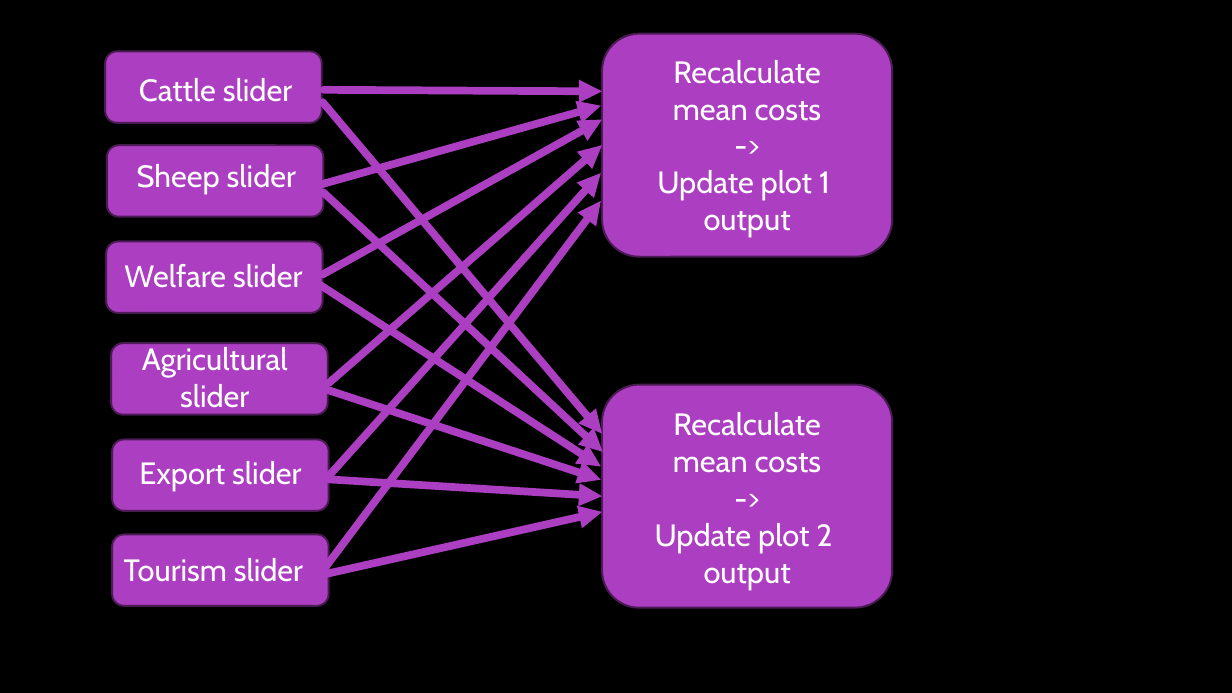
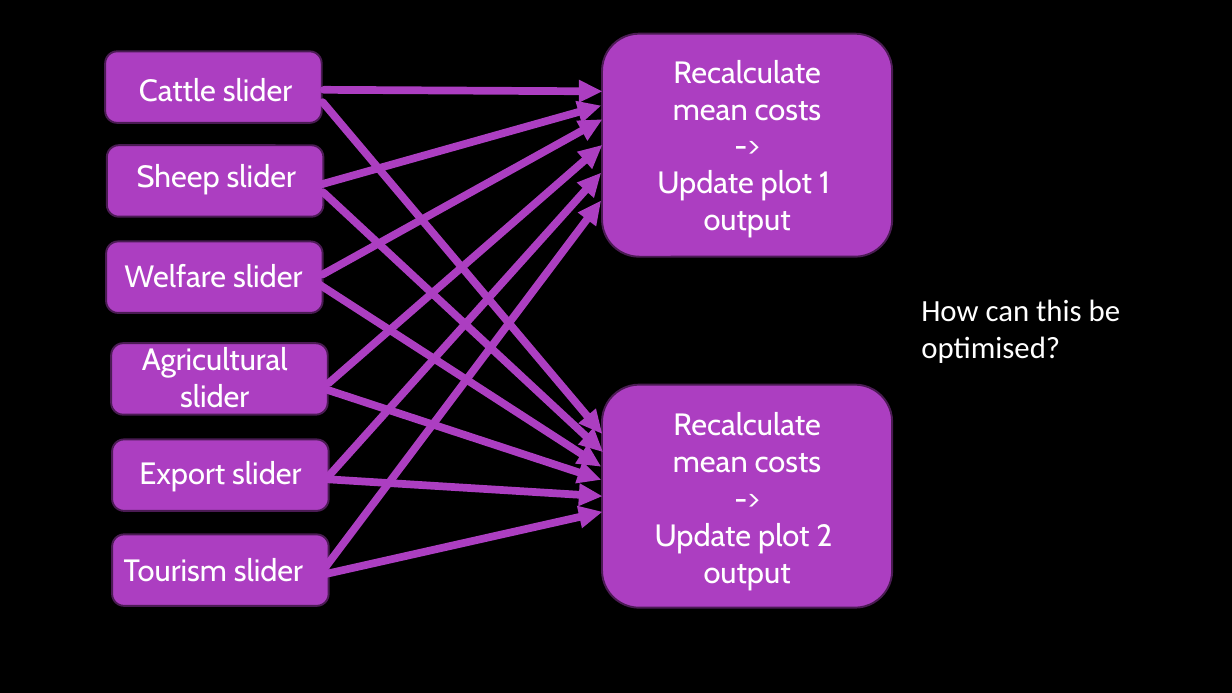
Before and after one commit to nabury/shiny-masterclass, a slide deck: slide 10 of Part 2/Slides part 2.pptx. Drawn at 1232x693 pixels with LibreOffice and Linux fonts; fonts in the diff are those of the drawing; background and template pictures are left out. Boxes give left, top, right and bottom in pixels: in the first picture for what was removed or moved away, otherwise in the second. Text is boxed around its words. In the diff, an @@ line names an element or a change of style, - is before the commit and + after.

```diff
--- a/Part 2/Slides part 2.pptx
+++ b/Part 2/Slides part 2.pptx
@@ text added at (x1=921, y1=299, x2=1120, y2=363), 24 pt, text #FFFFFF @@
+How can this be optimised?
```
Also in this commit, not shown: 4 other slides changed, 2 slides added, 1 slide removed.
